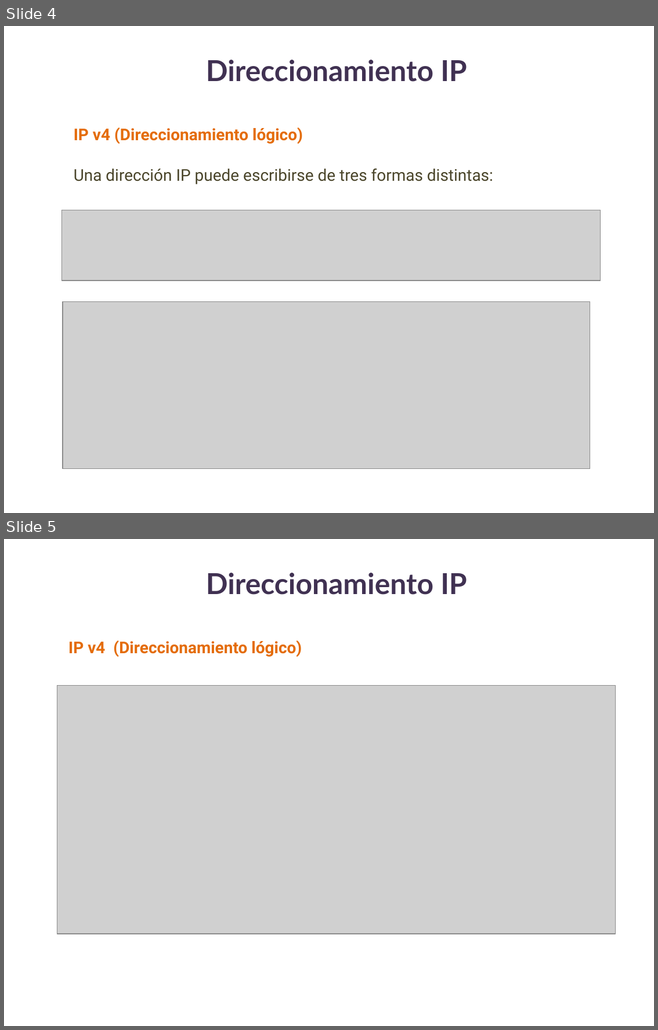
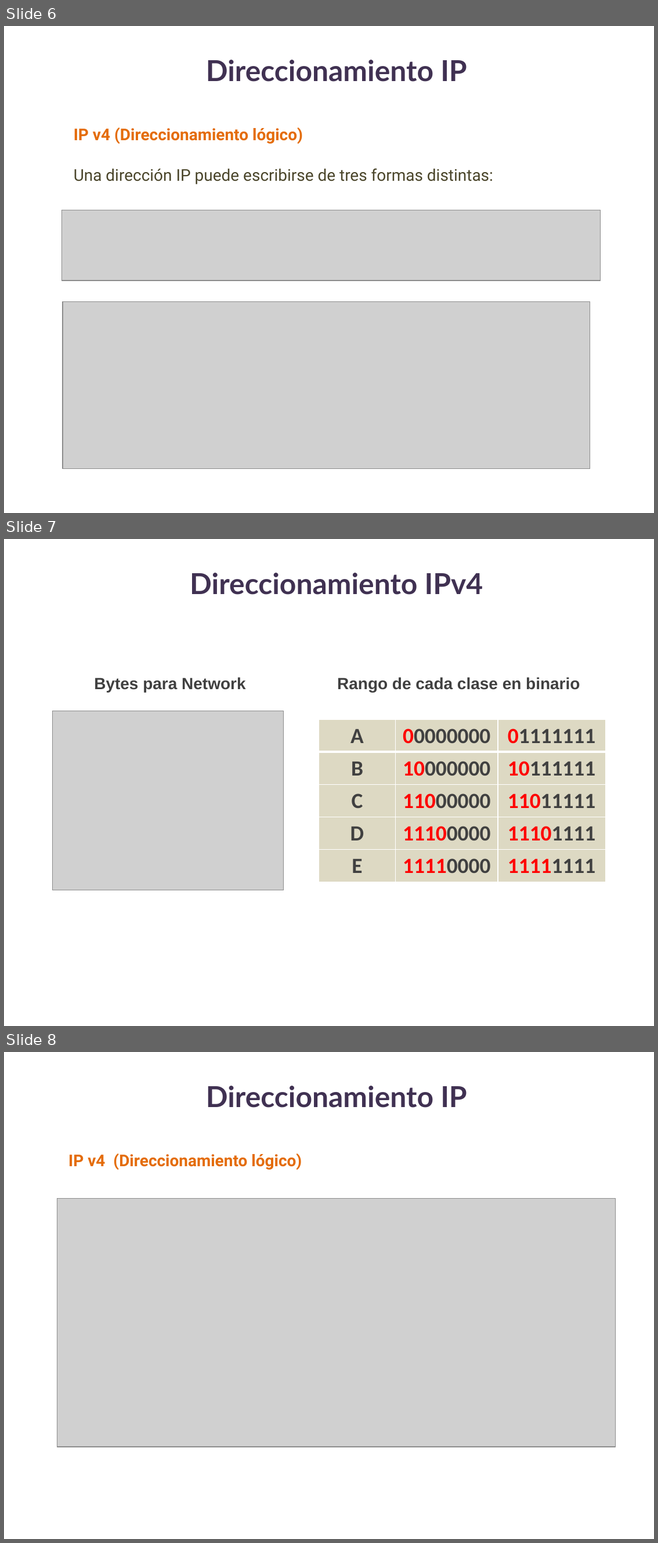
Before and after one commit to lizetheP/Redes1, a slide deck: Calendario2021/Presentaciones/5_Direccionamiento.pptx. Shown one above the other, each under a label of ours: slides 4 and 5 before the commit, slides 6, 7 and 8 after it. The pictures are 658x1030 and 658x1543 pixels, drawn with LibreOffice and Linux fonts; fonts in the diff are those of the drawing; grey boxes stand for pictures. Boxes give left, top, right and bottom in pixels: in the first picture for what was removed or moved away, otherwise in the second. Text is boxed around its words. In the diff, an @@ line names an element or a change of style, - is before the commit and + after.

```diff
--- a/Calendario2021/Presentaciones/5_Direccionamiento.pptx
+++ b/Calendario2021/Presentaciones/5_Direccionamiento.pptx
@@ slide 7 added at bbox=[4, 539, 654, 1026], background #FFFFFF @@
@@ text added at bbox=[190, 573, 483, 595], 32 pt, text #403152, bold @@
+Direccionamiento IPv4
@@ text added at bbox=[94, 677, 245, 693], 18 pt, text #404040, bold @@
+Bytes para Network
@@ text added at bbox=[337, 677, 579, 693], 18 pt, text #404040, bold @@
+Rango de cada clase en binario
@@ picture added at bbox=[53, 711, 284, 890] @@
@@ table added at bbox=[318, 719, 604, 882], 5 rows, 3 columns @@
+A | 00000000 | 01111111
+B | 10000000 | 10111111
+C | 11000000 | 11011111
+D | 11100000 | 11101111
+E | 11110000 | 11111111
@@ what was slide 4 is now slide 6 @@
@@ what was slide 5 is now slide 8 @@
```
Also in this commit, not shown: 1 slide changed, 2 other slides added, 4 other files.
